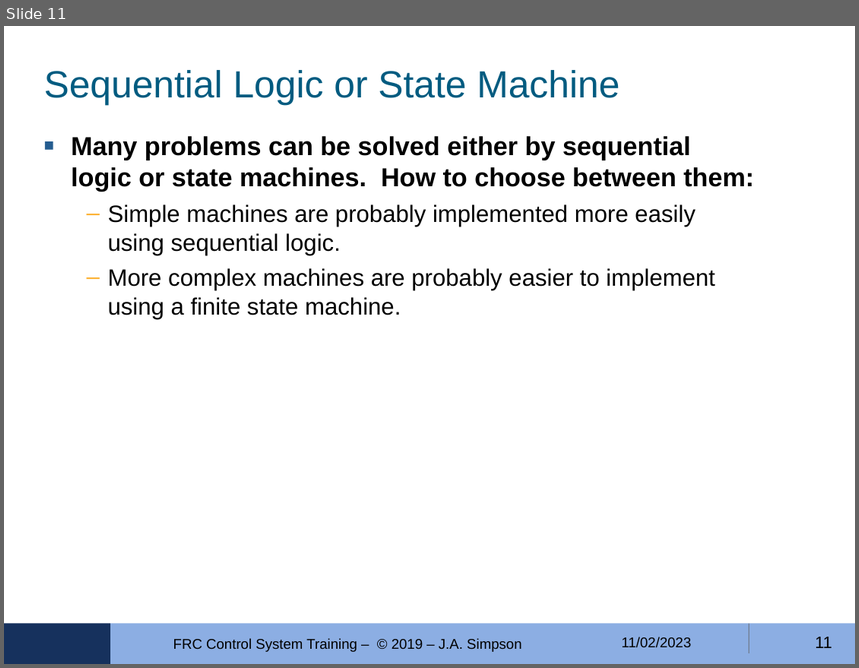
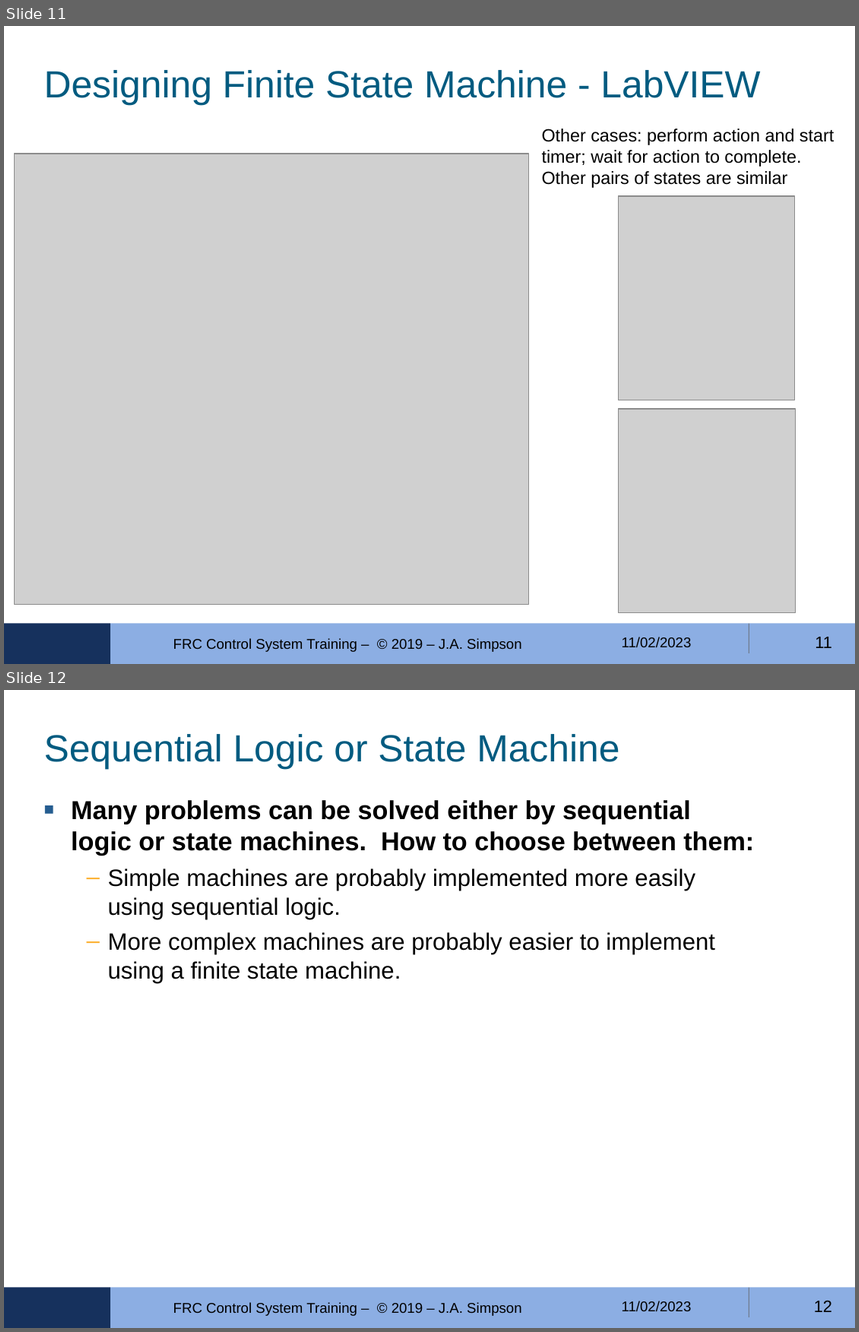
Before and after one commit to FRobotics/2023-RobotCode, a slide deck: Training/ControlLogic-07/FRC-4150-Ctrls-Training-MODULE-07.odp. Shown one above the other, each under a label of ours: slide 11 before the commit, slides 11 and 12 after it. The pictures are 859x668 and 859x1332 pixels, drawn with LibreOffice and Linux fonts; fonts in the diff are those of the drawing; grey boxes stand for pictures; background and template pictures are left out. Boxes give left, top, right and bottom in pixels: in the first picture for what was removed or moved away, otherwise in the second. Text is boxed around its words. In the diff, an @@ line names an element or a change of style, - is before the commit and + after.

Commit message:
add labview slide to control logic sample 7

```diff
--- a/Training/ControlLogic-07/FRC-4150-Ctrls-Training-MODULE-07.odp
+++ b/Training/ControlLogic-07/FRC-4150-Ctrls-Training-MODULE-07.odp
@@ slide 11 added at (4,26,855,664), background #FFFFFF; not listed: 3 template elements that a slide beside it also shows @@
@@ title added at (44,70,760,105), 32 pt, text #025B80 @@
+Designing Finite State Machine - LabVIEW
@@ text added at (542,129,834,188), 15 pt, text #000000 @@
+Other cases: perform action and start timer; wait for action to complete. Other pairs of states are similar
@@ picture added at (14,154,528,605) @@
@@ picture added at (619,196,794,401) @@
@@ picture added at (619,409,796,613) @@
@@ text added at (173,639,522,652), 12 pt, text #000000 @@
+FRC Control System Training – © 2019 – J.A. Simpson
@@ text added at (622,637,692,648), 12 pt, text #000000 @@
+11/02/2023
@@ page number added at (815,637,832,648), 14 pt, text #000000 @@
+11
@@ what was slide 11 is now slide 12 @@
@@ page number at (814,1300,832,1312): text changed @@
-11
+12
```
Also in this commit, not shown: 7 other files.
